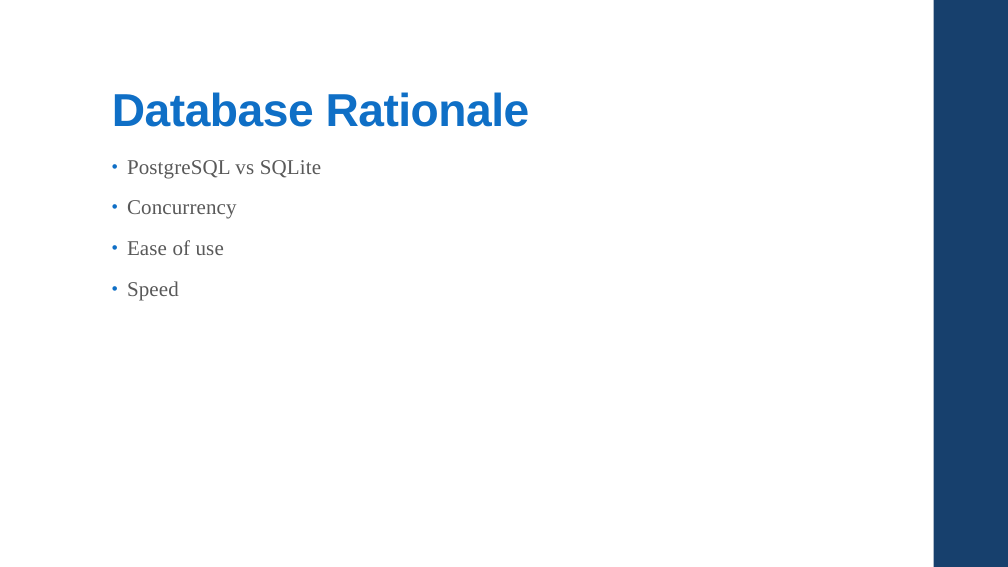
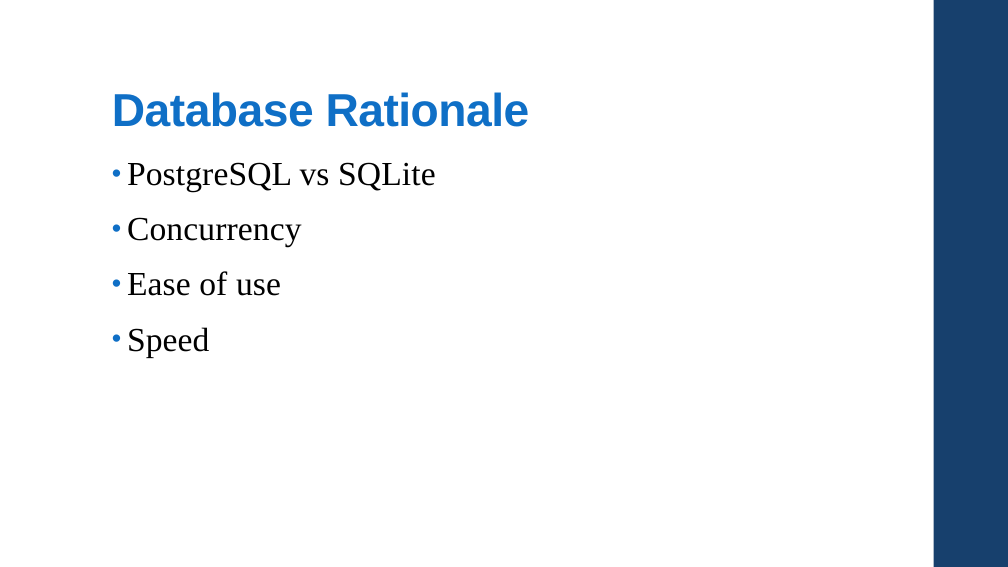
Before and after one commit to csc4350adept/csc4350, a slide deck: slide 19 of Documentation/Pres.pptx. Drawn at 1008x567 pixels with LibreOffice and Linux fonts; fonts in the diff are those of the drawing. Boxes give left, top, right and bottom in pixels: in the first picture for what was removed or moved away, otherwise in the second. Text is boxed around its words. In the diff, an @@ line names an element or a change of style, - is before the commit and + after.

Commit message:
change of color
Gray -> black

```diff
--- a/Documentation/Pres.pptx
+++ b/Documentation/Pres.pptx
@@ text "PostgreSQL vs SQLite" at box(127, 162, 436, 357): size 20 to 32 pt, text colour #595959 to #000000 @@
```
Also in this commit, not shown: 4 other slides changed, 1 slide removed.
